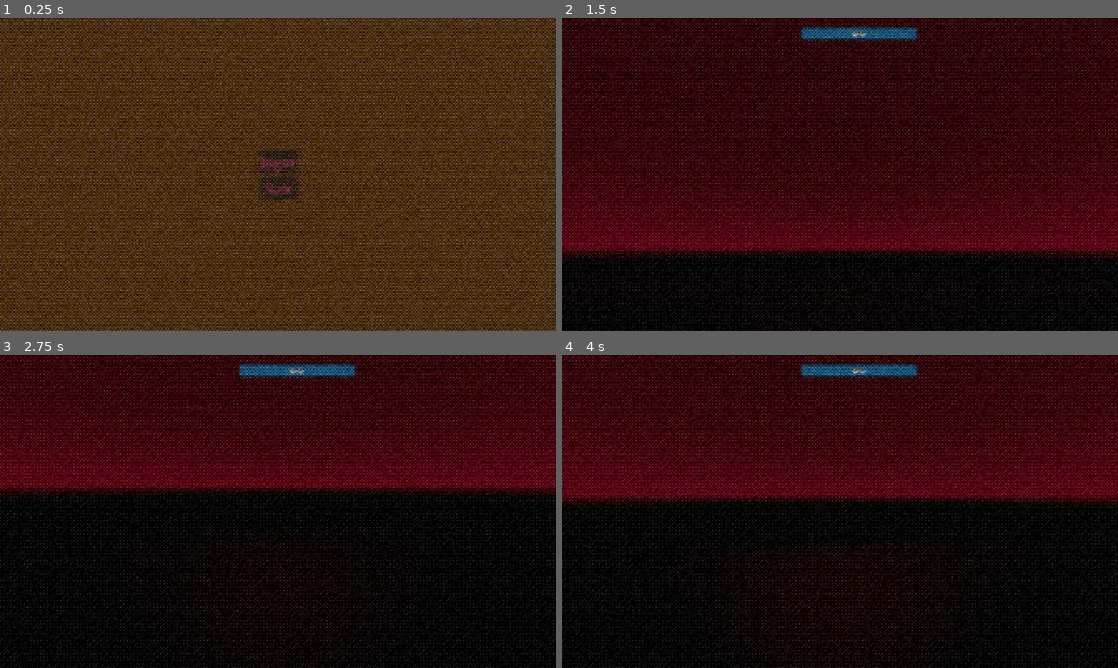
Above: before the commit, frames 1-4 (two rows, left to right).
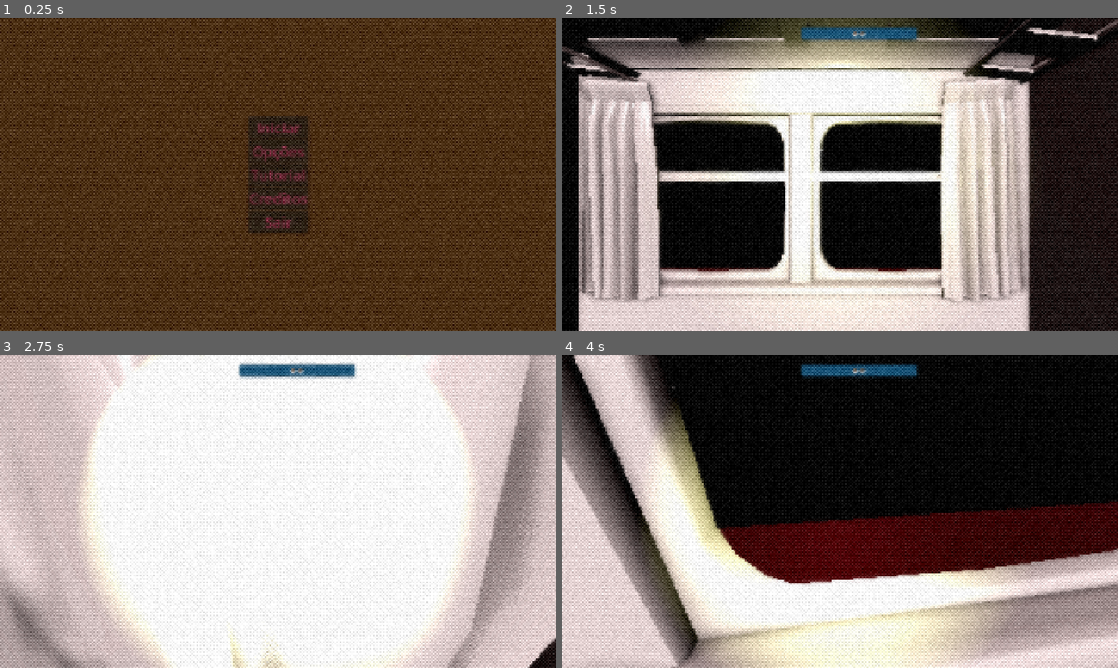
Above: after the commit, the same moments.

Repository: RafaCappetta/JOGO_GAMEJAM_LITERARIA
Game: Godot game, scene res://cenas/menu_inicial.tscn
The game is run twice, just before and just after one commit, with the same random seed, the same clock (stepped at 60 frames per second) and the same inputs. Before the commit the project starts from res://cenas/menu_pause.tscn. Video files are missing from this copy of the repository; at most half a second of black plays in their place.
Inputs (mouse positions are in pixels of both pictures, inside the frame that each line leads up to):
- Up to frame 1 (0.25 s): no input
- Up to frame 2 (1.5 s): click (840, 161) at 0.5 s, where only the run before the commit has a clickable "Jogar"; click (840, 127) at 1.25 s, where only the run after the commit has a clickable "Iniciar"
- Up to frame 3 (2.75 s): tap Enter (ui_accept) at 2 s; move the mouse to (305, 511) at 2.02 s; hold W (andar_frente) from 2.03 s (still down); tap E (pegar) at 2.1 s; tap Space (pular) at 2.27 s
- Up to frame 4 (4 s): keep holding W (andar_frente); move the mouse to (812, 511) at 2.77 s; tap E (pegar) at 2.85, 3.6 s; tap Space (pular) at 3.02 s; move the mouse to (851, 505) at 3.52 s

The runs differ from the first frame. In frame 1, 2.6% of the frame differs, in the area x 44-56%, y 31-69%; in frame 2, 88%; in frame 3, 99%, in the area x 0-100%, y 0-100%; in frame 4, 94%.

Commit message:
Adicionando vídeo passando fora do trem

Diff:
--- a/cenas/Main.tscn
+++ b/cenas/Main.tscn
@@ -49,6 +49,8 @@
 [sub_resource type="StandardMaterial3D" id="StandardMaterial3D_2u23g"]
 albedo_color = Color(0.17464656, 0.55233204, 0.7952093, 1)
 
+[sub_resource type="StandardMaterial3D" id="StandardMaterial3D_5cxbu"]
+
 [node name="Main" type="Node3D" unique_id=50943912]
 script = ExtResource("1_2u23g")
 
@@ -80,31 +82,29 @@
 
 [node name="Gerenciador_dialogo" parent="." unique_id=218007053 instance=ExtResource("5_5cxbu")]
 
+[node name="Trenzinhoperfeito" parent="." unique_id=617144663 instance=ExtResource("7_3fpx0")]
+transform = Transform3D(1, 0, 0, 0, 1.5492457, 0, 0, 0, 1.5516357, -0.036564827, 0.23774469, -0.08889866)
+
 [node name="MeshInstance3D2" type="MeshInstance3D" parent="." unique_id=608794426]
 transform = Transform3D(24.37125, 0, 0, 0, 5.8049903, 0, 0, 0, 3.5795555, -0.44930983, 2.8622112, -5.6241097)
 mesh = SubResource("QuadMesh_gqrcs")
 surface_material_override/0 = SubResource("StandardMaterial3D_ve4po")
 script = ExtResource("9_b2wyu")
 
-[node name="VideoStreamPlayer" type="VideoStreamPlayer" parent="MeshInstance3D2" unique_id=2024079258]
-anchors_preset = -1
-anchor_top = -1.0150001
-anchor_right = 0.99600005
-offset_top = 0.20007324
-offset_right = 9.679932
-offset_bottom = -4.0
+[node name="SubViewport" type="SubViewport" parent="MeshInstance3D2" unique_id=403538862]
+size = Vector2i(1920, 1080)
+
+[node name="VideoStreamPlayer" type="VideoStreamPlayer" parent="MeshInstance3D2/SubViewport" unique_id=2024079258]
+anchors_preset = 15
+anchor_right = 1.0
+anchor_bottom = 1.0
+grow_horizontal = 2
+grow_vertical = 2
+mouse_filter = 2
 stream = ExtResource("8_b2wyu")
 autoplay = true
 expand = true
 loop = true
-
-[node name="SubViewport" type="SubViewport" parent="MeshInstance3D2" unique_id=403538862]
-size = Vector2i(1920, 1080)
-
-[node name="Tela" parent="." unique_id=296651799 instance=ExtResource("6_bujqr")]
-
-[node name="Trenzinhoperfeito" parent="." unique_id=617144663 instance=ExtResource("7_3fpx0")]
-transform = Transform3D(1, 0, 0, 0, 1.5492457, 0, 0, 0, 1.5516357, -0.036564827, 0.23774469, -0.08889866)
 
 [node name="Parede3" type="CSGBox3D" parent="." unique_id=1438924970]
 transform = Transform3D(1, 0, 0, 0, 1, 0, 0, 0, 1, -12.604027, 2.4383469, 0.29138947)
@@ -115,9 +115,28 @@
 [node name="MeshInstance3D" type="MeshInstance3D" parent="." unique_id=1027250143]
 transform = Transform3D(-24.37125, 0, -3.129347e-07, 0, 5.804991, 0, 2.1306023e-06, 0, -3.5795557, -0.44930983, 2.8622112, 6.083825)
 mesh = SubResource("QuadMesh_gqrcs")
+surface_material_override/0 = SubResource("StandardMaterial3D_5cxbu")
+script = ExtResource("9_b2wyu")
+
+[node name="SubViewport" type="SubViewport" parent="MeshInstance3D" unique_id=560412727]
+size = Vector2i(1920, 1080)
+
+[node name="VideoStreamPlayer" type="VideoStreamPlayer" parent="MeshInstance3D/SubViewport" unique_id=1715671422]
+anchors_preset = 15
+anchor_right = 1.0
+anchor_bottom = 1.0
+grow_horizontal = 2
+grow_vertical = 2
+mouse_filter = 2
+stream = ExtResource("8_b2wyu")
+autoplay = true
+expand = true
+loop = true
 
 [node name="Parede4" type="CSGBox3D" parent="." unique_id=1388553346]
 transform = Transform3D(1, 0, 0, 0, 1, 0, 0, 0, 1, 11.744091, 2.4383469, 0.29138947)
 use_collision = true
 size = Vector3(0.13640594, 4.76033, 12.262207)
 material = SubResource("StandardMaterial3D_2u23g")
+
+[node name="Tela" parent="." unique_id=296651799 instance=ExtResource("6_bujqr")]
--- a/project.godot
+++ b/project.godot
@@ -11,7 +11,7 @@
 [application]
 
 config/name="GameJam_Literaria"
-run/main_scene="uid://bbomfniedergp"
+run/main_scene="uid://bh4g11sit2j21"
 config/features=PackedStringArray("4.7", "Forward Plus")
 config/icon="res://icon.svg"
 
